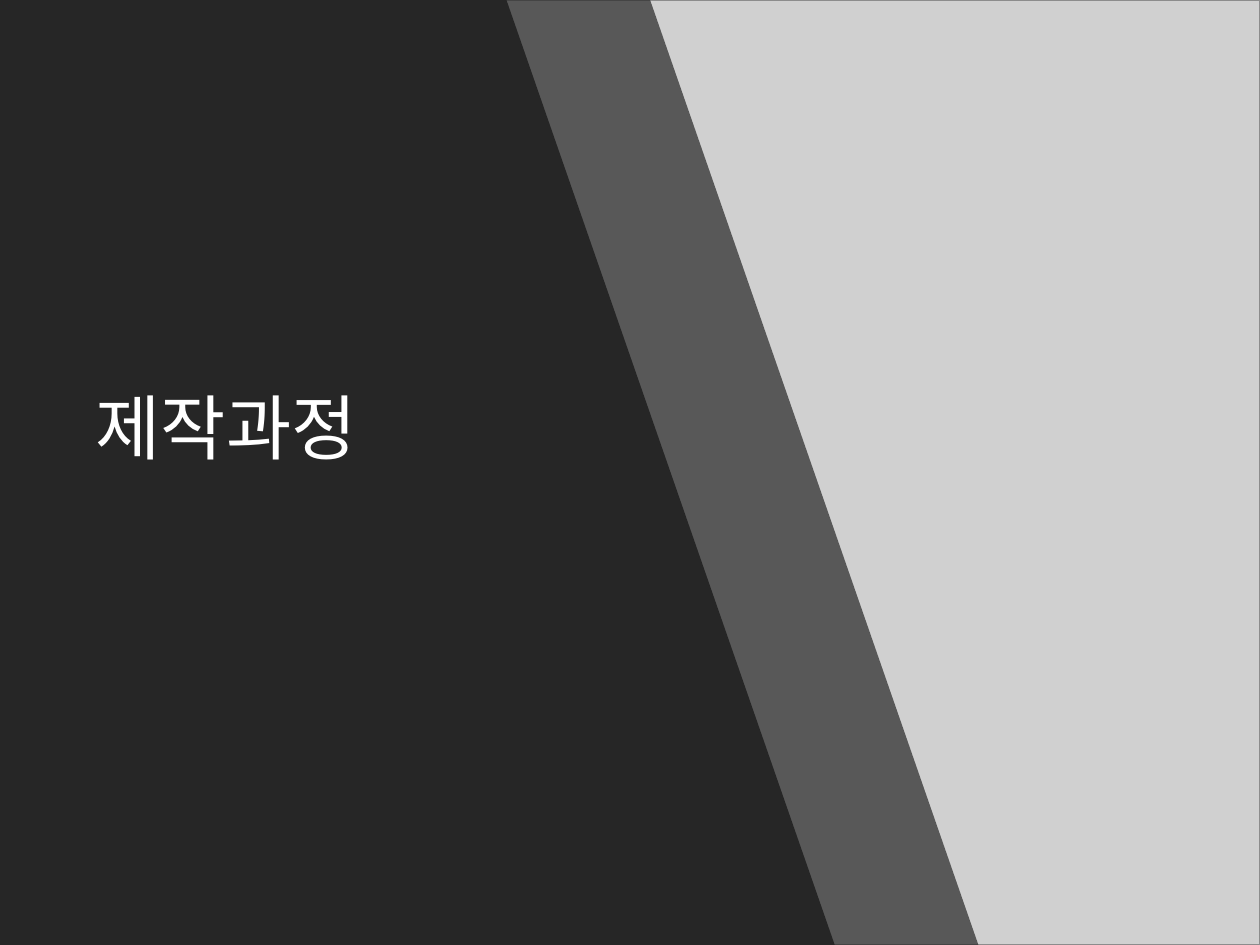
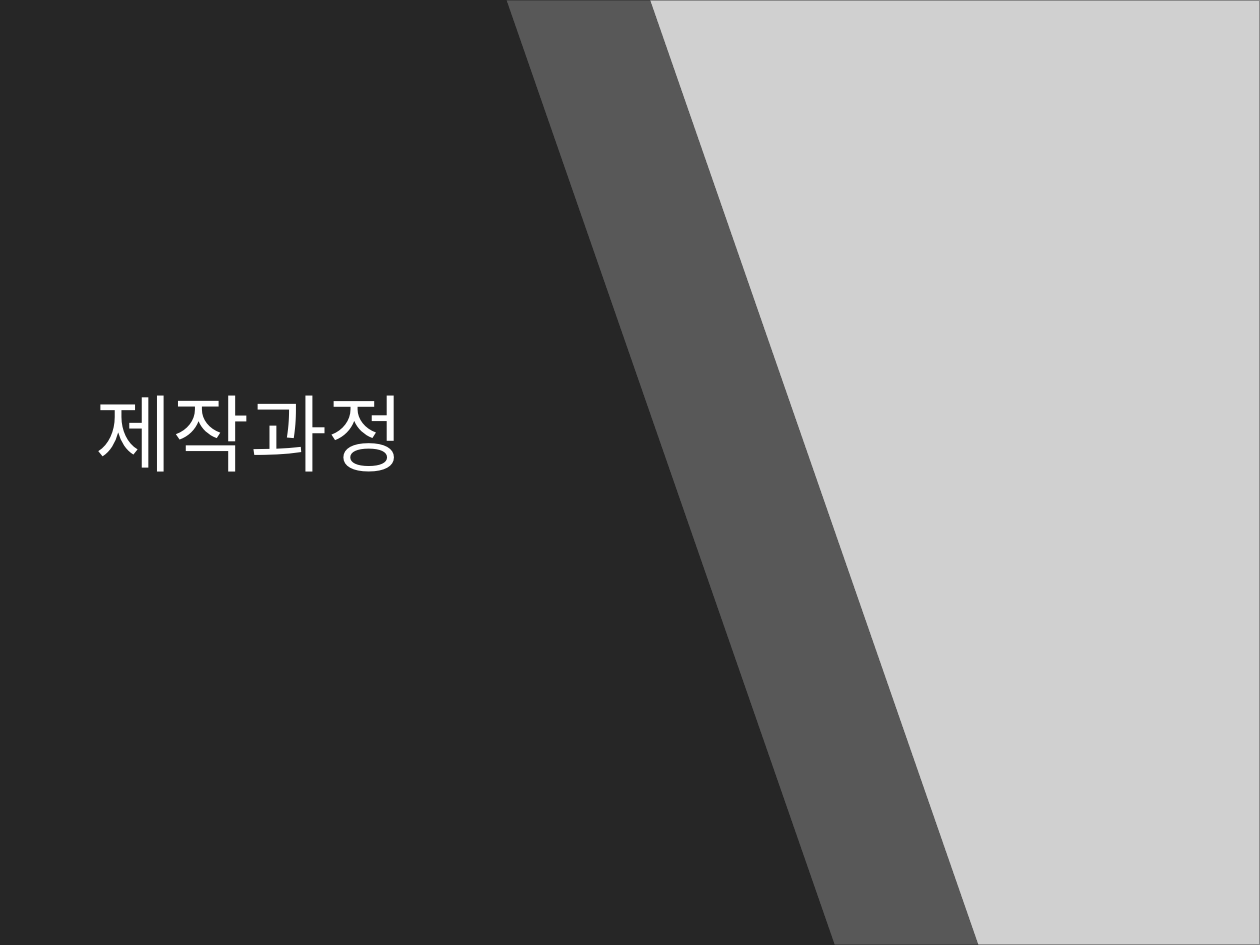
Before and after one commit to cmTEJAVA/Satellite, a slide deck: slide 9 of 발표자료/API 텀프로젝트 발표자료.pptx. Drawn at 1260x945 pixels with LibreOffice and Linux fonts; fonts in the diff are those of the drawing; grey boxes stand for pictures. Boxes give left, top, right and bottom in pixels: in the first picture for what was removed or moved away, otherwise in the second. Text is boxed around its words. In the diff, an @@ line names an element or a change of style, - is before the commit and + after.

```diff
--- a/발표자료/API 텀프로젝트 발표자료.pptx
+++ b/발표자료/API 텀프로젝트 발표자료.pptx
@@ text "제작과정" at bbox=[96, 395, 405, 472]: size 40.5 to 48 pt @@
```
Also in this commit, not shown: 1 slide added, 2 other files.
